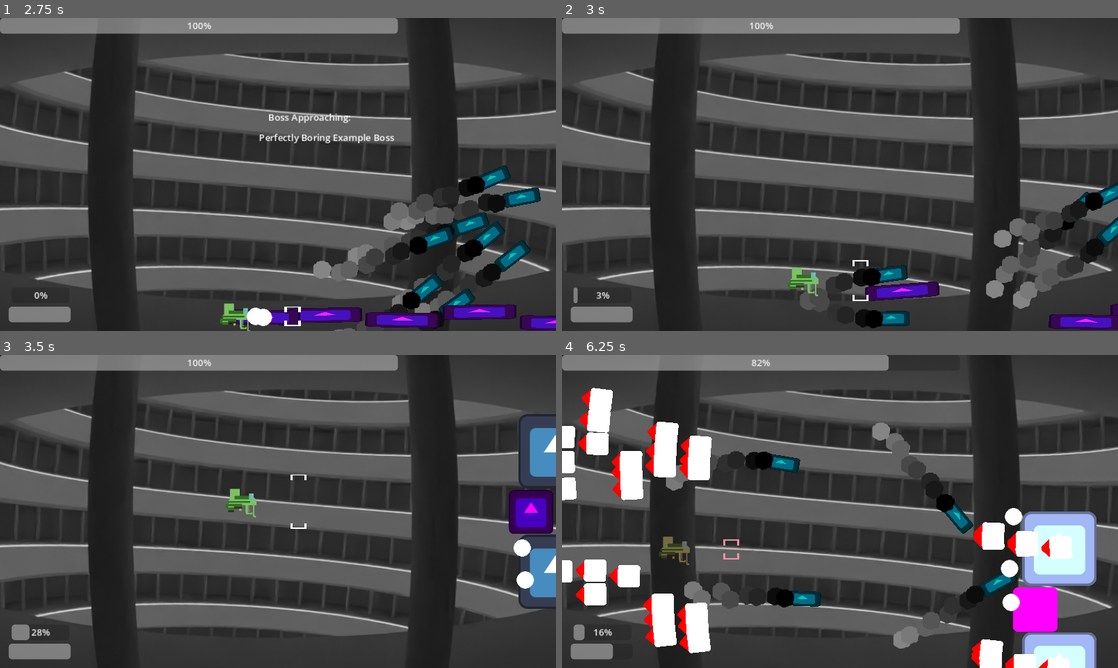
Above: before the commit, frames 1-4 (two rows, left to right).
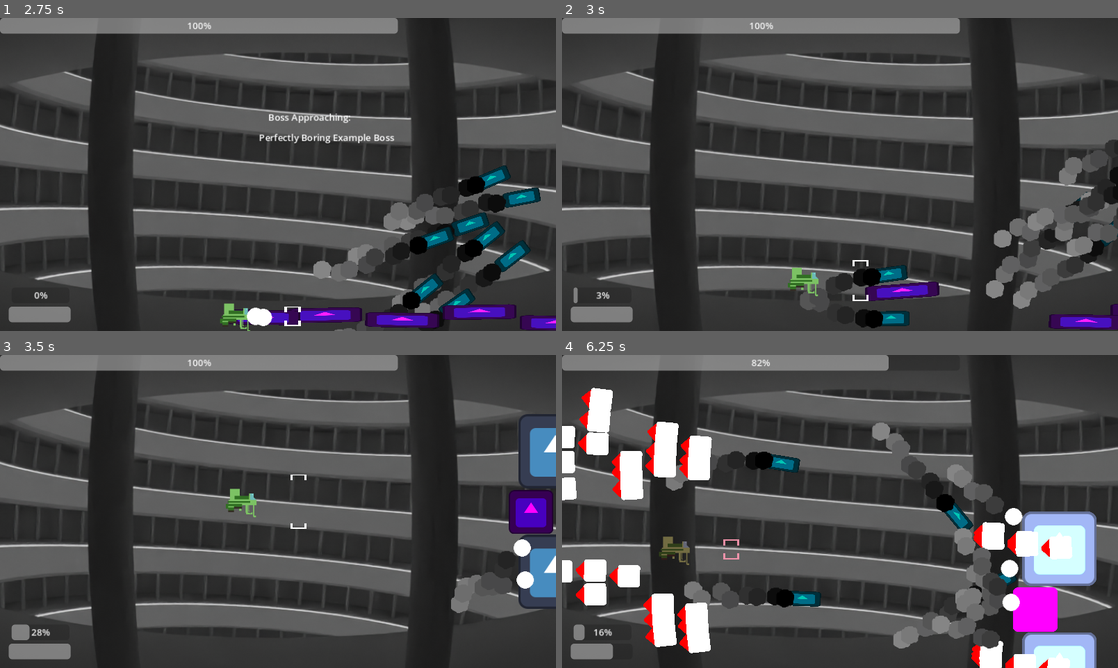
Above: after the commit, the same moments.

Repository: klianc09/bossrushcollab
Game: Godot game, scene res://test.tscn
The game is run twice, just before and just after one commit, with the same random seed, the same clock (stepped at 60 frames per second) and the same inputs. The engine's default icon, where the game draws it, is replaced by a stand-in: a white triangle on a blue panel in a dark square.
Inputs (mouse positions are in pixels of both pictures, inside the frame that each line leads up to):
- Up to frame 1 (2.75 s): tap Enter at 0.5 s; move the mouse to (400, 158) at 0.52 s; press the mouse at (400, 158) at 0.53 s; hold Right (ui_right) 0.53-1.28 s; move the mouse to (166, 190) at 1.27 s; release the mouse at (166, 190) at 1.28 s; hold Down (ui_down) 1.28-2.03 s; click (166, 190) at 1.35 s; move the mouse to (333, 105) at 2.02 s; press the mouse at (333, 105) at 2.03 s; hold Right (ui_right) from 2.03 s (still down)
- Up to frame 2 (3 s): move the mouse to (812, 237) at 2.77 s; release Right (ui_right) at 2.78 s; release the mouse at (812, 237) at 2.78 s; hold Up (ui_up) from 2.78 s (still down); click (812, 237) at 2.85 s
- Up to frame 3 (3.5 s): keep holding Up (ui_up)
- Up to frame 4 (6.25 s): move the mouse to (1006, 558) at 3.52 s; release Up (ui_up) at 3.53 s; press the mouse at (1006, 558) at 3.53 s; hold Left (ui_left) 3.53-5.03 s; move the mouse to (673, 464) at 4.27 s; release the mouse at (673, 464) at 4.28 s; click (673, 464) at 4.35 s; move the mouse to (867, 511) at 5.02 s; press the mouse at (867, 511) at 5.03 s; hold Down (ui_down) 5.03-5.78 s; move the mouse to (756, 433) at 5.77 s; release the mouse at (756, 433) at 5.78 s; hold Right (ui_right) from 5.78 s (still down); click (756, 433) at 5.85 s

Frame 1 is identical in both runs. In frame 2, 2.3% of the frame differs, in the area x 83-100%, y 38-77%; in frame 3, 0.4%; in frame 4, 2.6%, in the area x 66-80%, y 34-94%.

Commit message:
Fix missile smoke trail particle effect disappearing too early

Diff:
--- a/base/bullet.gd
+++ b/base/bullet.gd
@@ -23,6 +23,8 @@
 ## The direction assumed to be the front of the bullet (by default towards the left)
 @export var forward : Vector2 = Vector2(-1, 0)
 
+var dead = false
+
 func _ready() -> void:
 	forward = forward.normalized()
 	# collision layers:
@@ -40,6 +42,8 @@
 	connect("area_entered", _on_area_entered)
 
 func _process(delta: float) -> void:
+	if dead:
+		return
 	homingDelay -= delta
 	if homing and homingDelay <= 0:
 		if target == null or not is_instance_valid(target) or (target.get("validTarget") and not target.validTarget):
@@ -59,6 +63,7 @@
 func despawn(timeout: bool) -> void:
 	var particle = Singleton.createParticle("res://base/particle.tscn")
 	particle.position = position
+	dead = true
 	queue_free()
 
 func searchForNewTarget() -> Node2D:
@@ -68,6 +73,8 @@
 	return enemies.pick_random()
 
 func _on_area_entered(area: Area2D) -> void:
+	if dead:
+		return
 	if area is Enemy or area is Player:
 		area.damage(damage)
 		despawn(false)
--- /dev/null
+++ b/base/oneshotparticles.gd
@@ -0,0 +1,4 @@
+extends CPUParticles2D
+
+func _on_finished() -> void:
+	queue_free()
--- /dev/null
+++ b/player/missile.gd
@@ -0,0 +1,9 @@
+extends Bullet
+
+func despawn(timeout: bool):
+	var smoketrail = $smoketrail
+	# very important: first reparent THEN change emitting property:
+	# https://www.reddit.com/r/godot/comments/14w5g15/comment/jrgjpde/
+	smoketrail.reparent(get_parent())
+	smoketrail.emitting = false
+	super(timeout)
--- a/player/missile.tscn
+++ b/player/missile.tscn
@@ -1,7 +1,9 @@
-[gd_scene load_steps=5 format=3 uid="uid://cisjfcklwbce0"]
+[gd_scene load_steps=7 format=3 uid="uid://cisjfcklwbce0"]
 
 [ext_resource type="PackedScene" uid="uid://mojmo8rgwryg" path="res://player/bullet.tscn" id="1_j4dbw"]
 [ext_resource type="Texture2D" uid="uid://dha5y6gu5hj8e" path="res://player/gfx/ex_smoke.png" id="2_7sshd"]
+[ext_resource type="Script" path="res://player/missile.gd" id="2_pp23q"]
+[ext_resource type="Script" path="res://base/oneshotparticles.gd" id="4_j3ku3"]
 
 [sub_resource type="RectangleShape2D" id="RectangleShape2D_sl1xv"]
 size = Vector2(58, 20)
@@ -9,6 +11,7 @@
 [sub_resource type="Gradient" id="Gradient_hslml"]
 
 [node name="missile" instance=ExtResource("1_j4dbw")]
+script = ExtResource("2_pp23q")
 maxLifetime = 3.0
 homing = true
 speedup = -100
@@ -21,7 +24,7 @@
 position = Vector2(0, 0)
 shape = SubResource("RectangleShape2D_sl1xv")
 
-[node name="CPUParticles2D" type="CPUParticles2D" parent="." index="2"]
+[node name="smoketrail" type="CPUParticles2D" parent="." index="2"]
 position = Vector2(-29, 0)
 lifetime = 0.2
 texture = ExtResource("2_7sshd")
@@ -30,3 +33,6 @@
 initial_velocity_min = 95.24
 initial_velocity_max = 95.24
 color_ramp = SubResource("Gradient_hslml")
+script = ExtResource("4_j3ku3")
+
+[connection signal="finished" from="smoketrail" to="smoketrail" method="_on_finished"]
